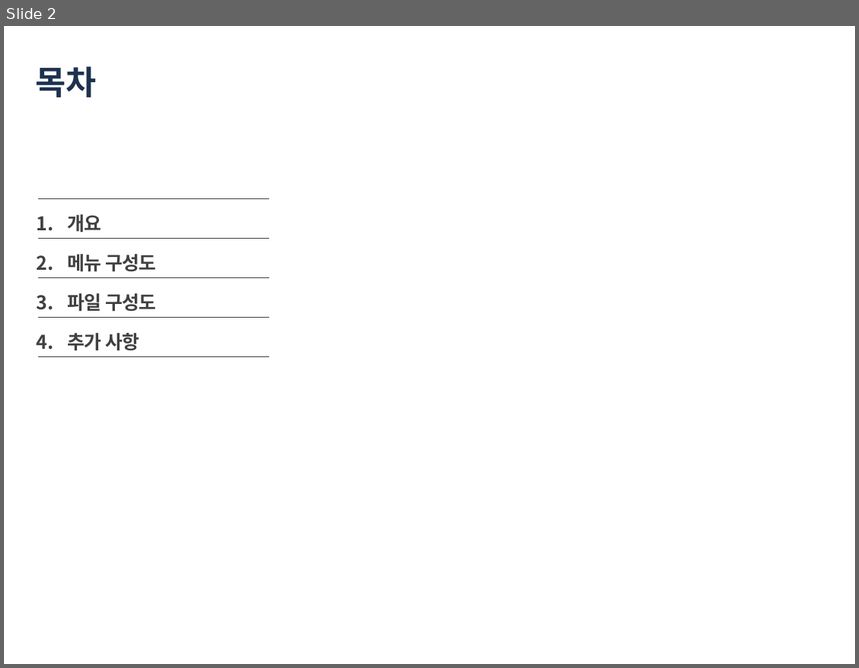
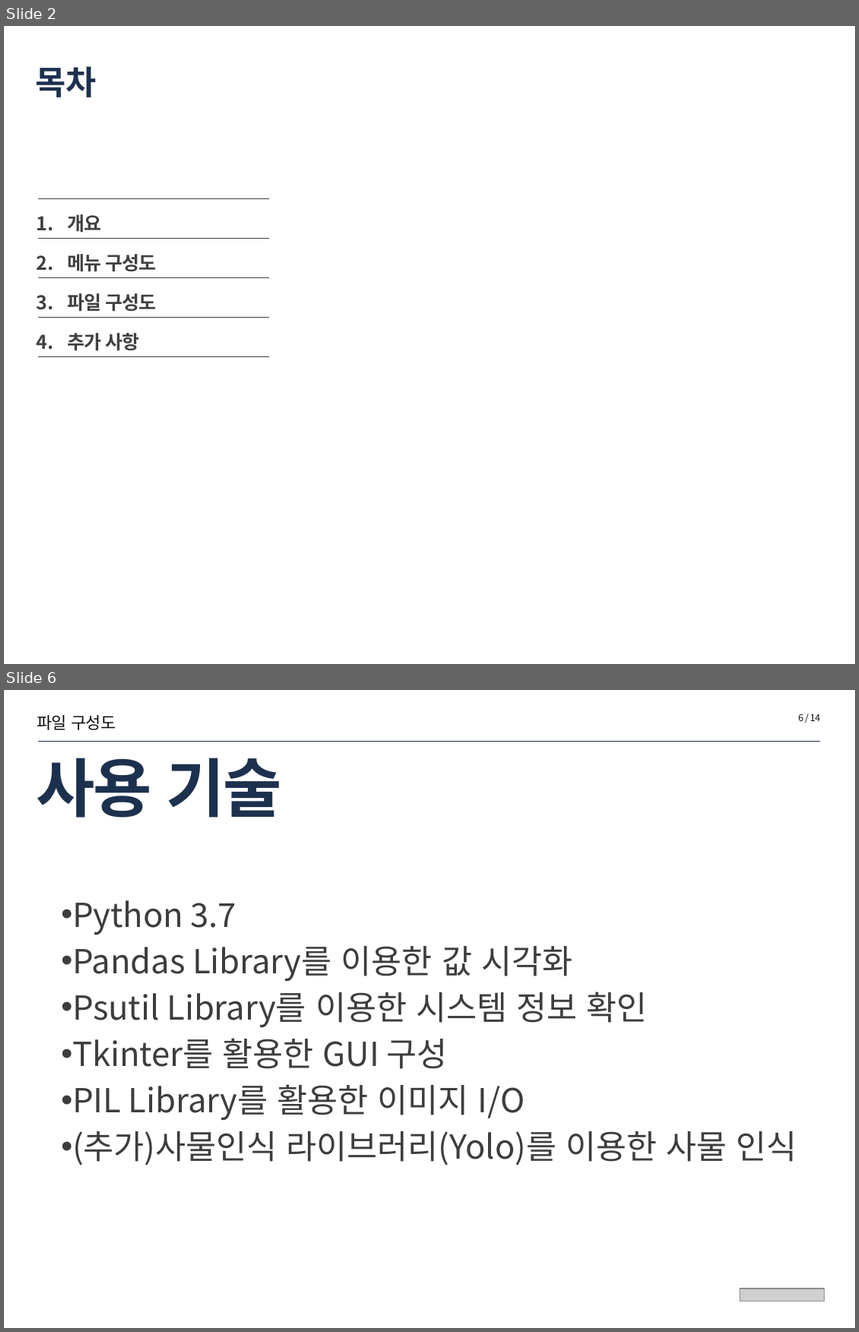
Before and after one commit to gtpgg1013/AI_docs, a slide deck: part3-python/Bigdata/your Computer's feeling.pptx. Shown one above the other, each under a label of ours: slide 2 before the commit, slides 2 and 6 after it; the slides between them are not shown. The pictures are 859x668 and 859x1332 pixels, drawn with LibreOffice and Linux fonts; fonts in the diff are those of the drawing; grey boxes stand for pictures. Boxes give left, top, right and bottom in pixels: in the first picture for what was removed or moved away, otherwise in the second. Text is boxed around its words. In the diff, an @@ line names an element or a change of style, - is before the commit and + after.

```diff
--- a/part3-python/Bigdata/your Computer's feeling.pptx
+++ b/part3-python/Bigdata/your Computer's feeling.pptx
@@ slide 6 added at (4, 690, 855, 1328), background #FFFFFF @@
@@ text added at (37, 715, 116, 730), 14 pt, text #0D0D0D @@
+파일 구성도
@@ page number added at (798, 714, 820, 721), 8 pt, text #0D0D0D @@
+6 / 14
@@ title added at (37, 758, 282, 818), 54 pt, text #1C314E, bold @@
+사용 기술
@@ line added from (38, 741) to (820, 741), #1C314E 0.25 pt @@
@@ text added at (72, 901, 797, 1166), 28 pt, text #3D3C3E @@
+• Python 3.7
+• Pandas Library를 이용한 값 시각화
+• Psutil Library를 이용한 시스템 정보 확인
+• Tkinter를 활용한 GUI 구성
+• PIL Library를 활용한 이미지 I/O
+• (추가)사물인식 라이브러리(Yolo)를 이용한 사물 인식
@@ picture added at (740, 1289, 824, 1302) @@
```
Also in this commit, not shown: 2 slides changed, 4 other slides added, 8 slides removed, 1 other file.
